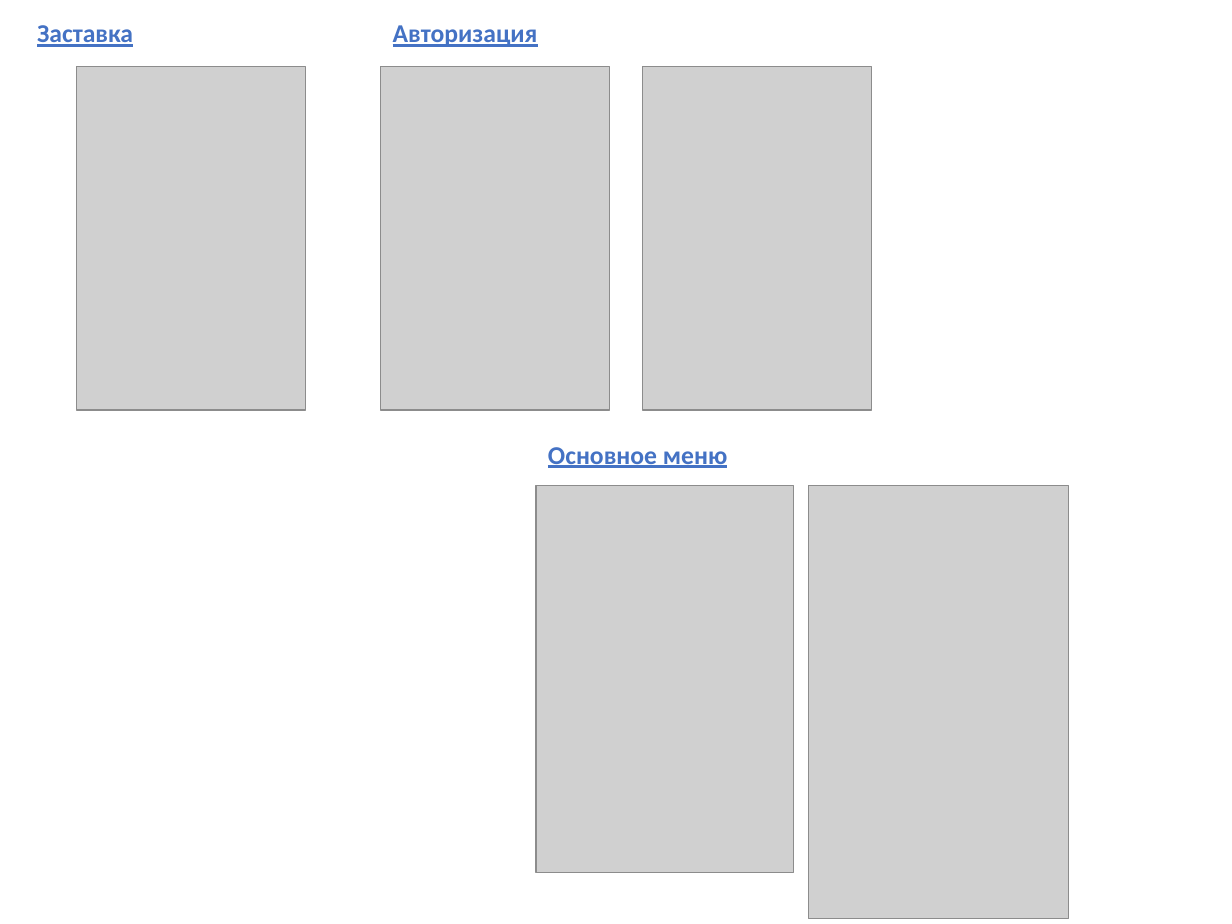
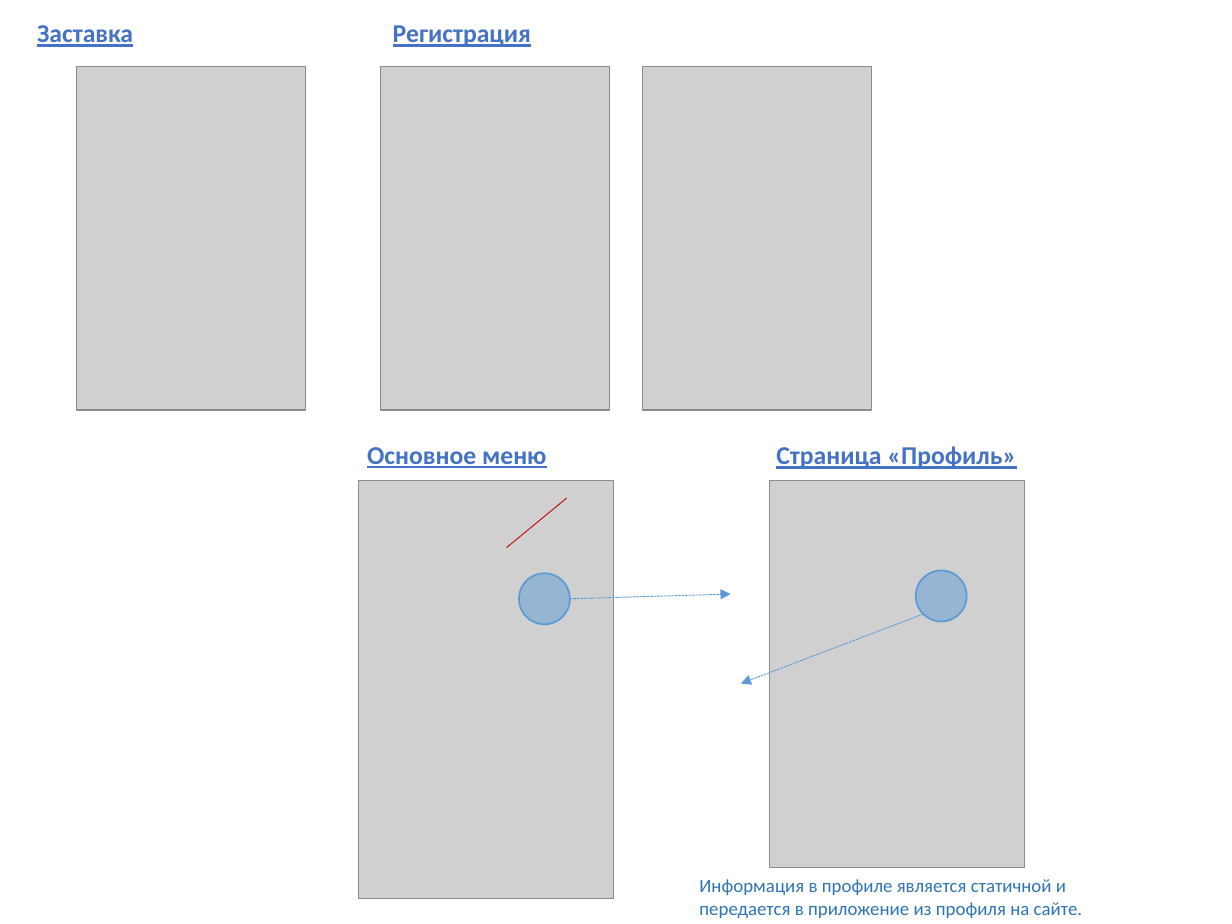
Before and after one commit to Maxusbr/ClientApps, a slide deck: slide 6 of KOT/Docs/KOT_app_structure.pptx. Drawn at 1232x924 pixels with LibreOffice and Linux fonts; fonts in the diff are those of the drawing; grey boxes stand for pictures; background and template pictures are left out. Boxes give left, top, right and bottom in pixels: in the first picture for what was removed or moved away, otherwise in the second. Text is boxed around its words. In the diff, an @@ line names an element or a change of style, - is before the commit and + after.

Commit message:
update presentation

```diff
--- a/KOT/Docs/KOT_app_structure.pptx
+++ b/KOT/Docs/KOT_app_structure.pptx
@@ text at bbox=[393, 25, 531, 47]: text changed @@
-Авторизация
+Регистрация
@@ text "Основное меню": place and size @@
-text "Основное меню" at bbox=[548, 447, 727, 468]
+text "Основное меню" at bbox=[367, 447, 546, 468]
@@ text added at bbox=[776, 446, 1016, 469], 15 pt, text #4472C4, bold, underline @@
+Страница «Профиль»
@@ picture added at bbox=[359, 480, 615, 898] @@
@@ line added from (506, 548) to (567, 498), #C00000 0.5 pt @@
@@ picture removed at bbox=[536, 485, 793, 872] @@
@@ picture: place and size @@
-picture at bbox=[808, 485, 1068, 918]
+picture at bbox=[769, 480, 1024, 867]
@@ ellipse added at bbox=[519, 573, 569, 623], fill #5B9BD5 at 50% opacity, outline #5B9BD5 1 pt @@
@@ arrow added from (570, 599) to (731, 594), #5B9BD5 0.5 pt dashed @@
@@ ellipse added at bbox=[915, 570, 966, 621], fill #5B9BD5 at 50% opacity, outline #5B9BD5 1 pt @@
@@ arrow added from (923, 614) to (740, 684), #5B9BD5 0.5 pt dashed @@
@@ text added at bbox=[699, 879, 1082, 918], 11 pt, text #2E75B6 @@
+Информация в профиле является статичной и передается в приложение из профиля на сайте.
```
Also in this commit, not shown: 2 slides added.
